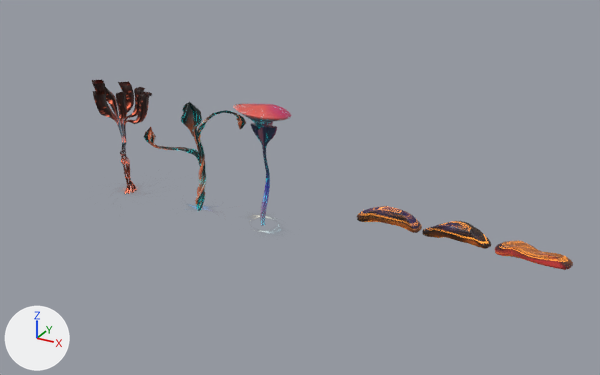
One commit to the Blender file blender/mushroom01.blend: the scene before it, then after it.
Camera for both pictures: a camera (50 mm lens) standing at (6.86, -13.75, 7.95) and looking at (-0.69, -0.02, 1.08). Lighting does not change. The marker at lower left points along +X, +Y and +Z.

The first picture shows 'mushroom01', 'mushroom02', 'mushroom03', 'wallMushroom01', 'wallMushroom02', 'wallMushroom03'.
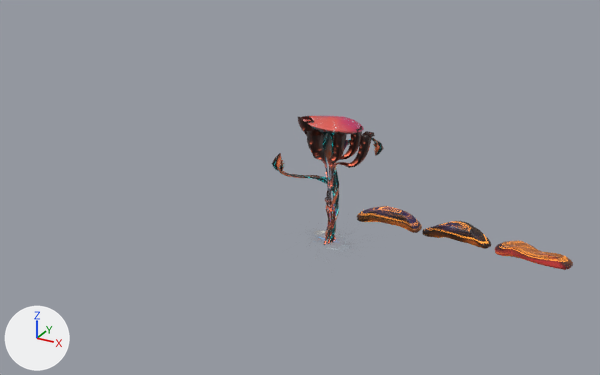
Commit message: move assets to zero point inside collection

Diff of the bpy script that builds the scene:
```diff
--- a/blender/mushroom01.blend.py
+++ b/blender/mushroom01.blend.py
@@ ob_mushroom01 @@
 ob_mushroom01 = bpy.data.objects.new('mushroom01', me_beziercurve)
-ob_mushroom01.location = (-1.61, 0.0, 0.0)
+ob_mushroom01.location = (-0.01, 0.0, 0.0)
@@ ob_mushroom03 @@
 ob_mushroom03 = bpy.data.objects.new('mushroom03', me_beziercurve_003)
-ob_mushroom03.location = (-5.23, 0.0, 0.0)
+ob_mushroom03.location = (0.0, 0.0, 0.0)
@@ ob_mushroom02 @@
 ob_mushroom02 = bpy.data.objects.new('mushroom02', me_beziercurve_001)
-ob_mushroom02.location = (-3.25, 0.0, 0.0)
+ob_mushroom02.location = (0.0, 0.0, 0.0)
```

Boxes [x1, y1, x2, y2] around the edits, measured in the pictures (600 x 375 px):
'mushroom03', moved
    before: [92, 80, 152, 195]
    after: [298, 116, 375, 245]
'mushroom02', moved
    before: [144, 102, 246, 211]
    after: [272, 132, 384, 243]
'mushroom01', moved
    before: [233, 104, 291, 226]
    after: [303, 116, 364, 226]
'Lighting', moved
    before: [253, 215, 281, 237]
    after: [318, 230, 349, 251]
'Lighting.001', moved
    before: [190, 205, 218, 211]
    after: [314, 237, 344, 245]
